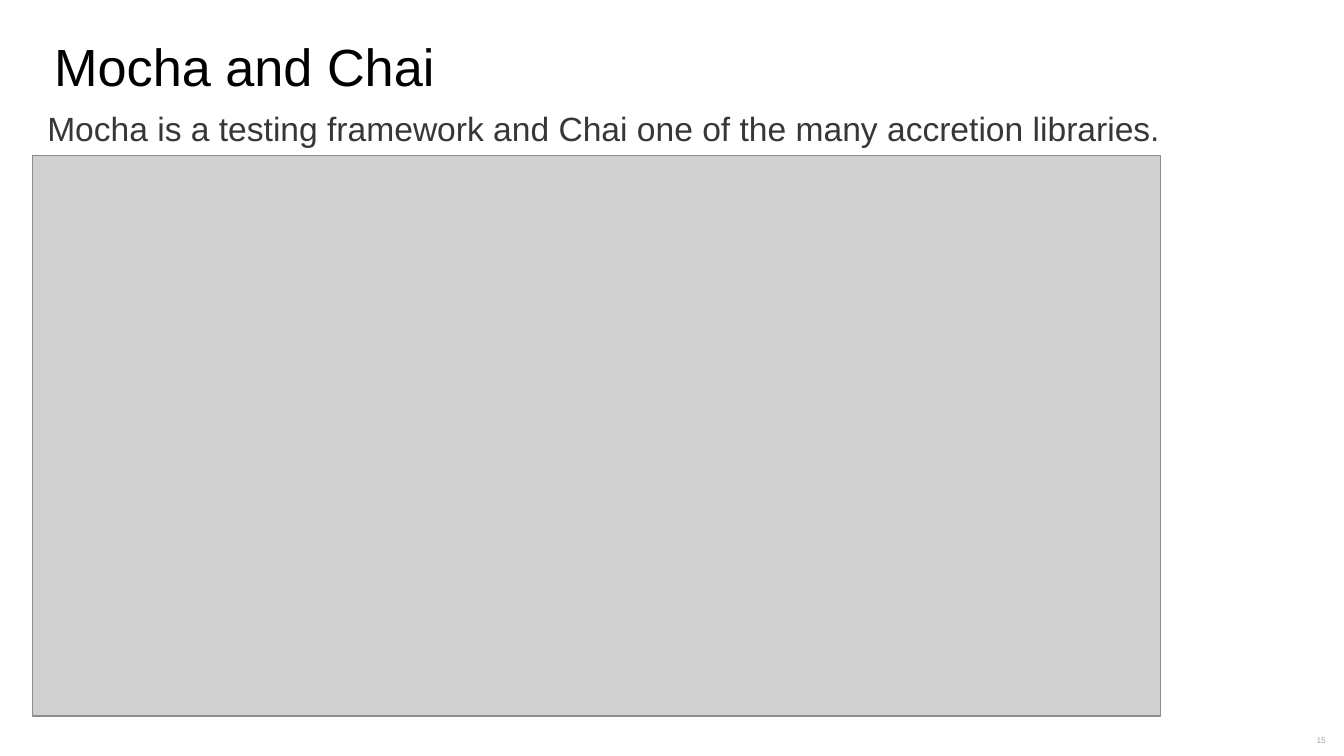
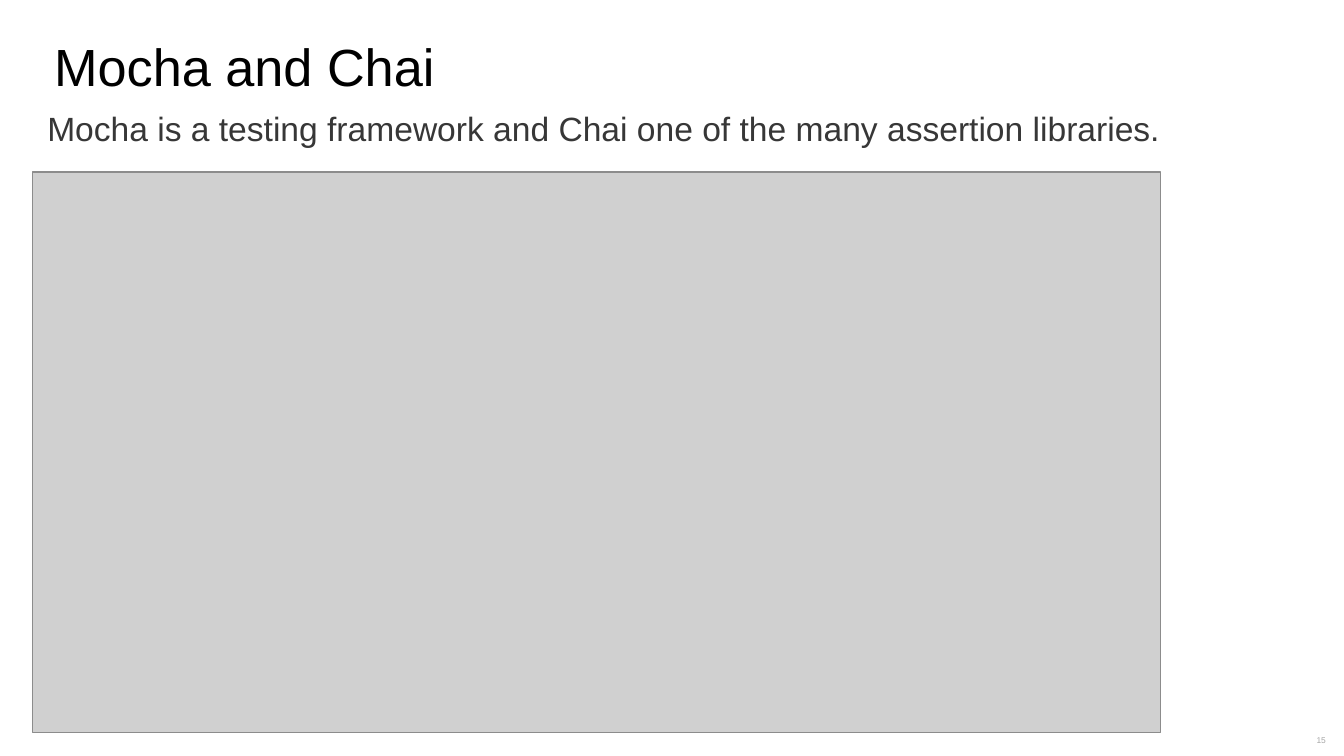
Before and after one commit to kkolberg/prototypes, a slide deck: slide 15 of Lambda Serverless.pptx. Drawn at 1344x756 pixels with LibreOffice and Linux fonts; fonts in the diff are those of the drawing; grey boxes stand for pictures. Boxes give left, top, right and bottom in pixels: in the first picture for what was removed or moved away, otherwise in the second. Text is boxed around its words. In the diff, an @@ line names an element or a change of style, - is before the commit and + after.

```diff
--- a/Lambda Serverless.pptx
+++ b/Lambda Serverless.pptx
@@ text at [47,116,1160,147]: text changed @@
-Mocha is a testing framework and Chai one of the many accretion libraries.
+Mocha is a testing framework and Chai one of the many assertion libraries.
@@ picture: place and size @@
-picture at [32,156,1160,716]
+picture at [32,172,1160,732]
```
Also in this commit, not shown: 2 other slides changed, 1 slide added, 1 slide removed.
